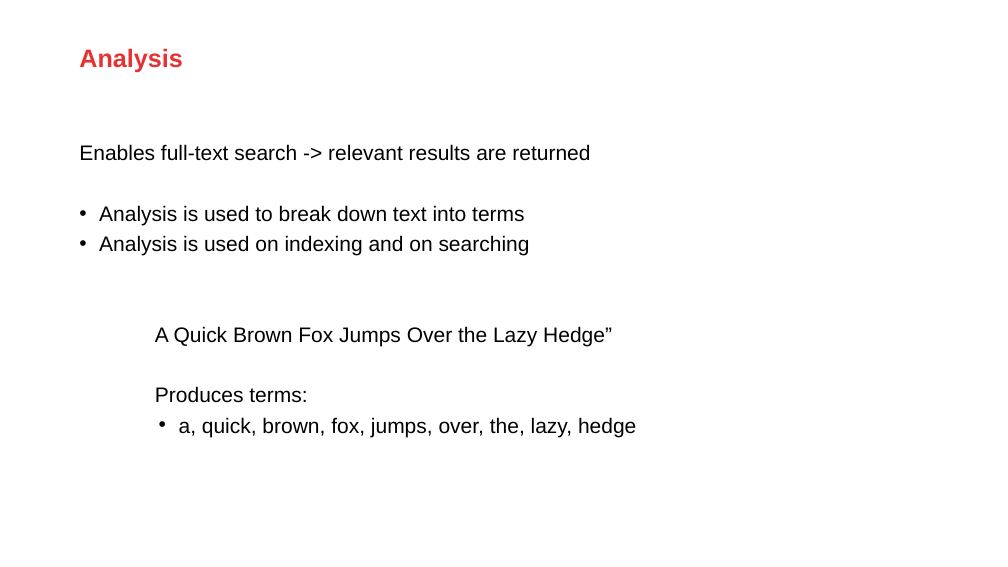
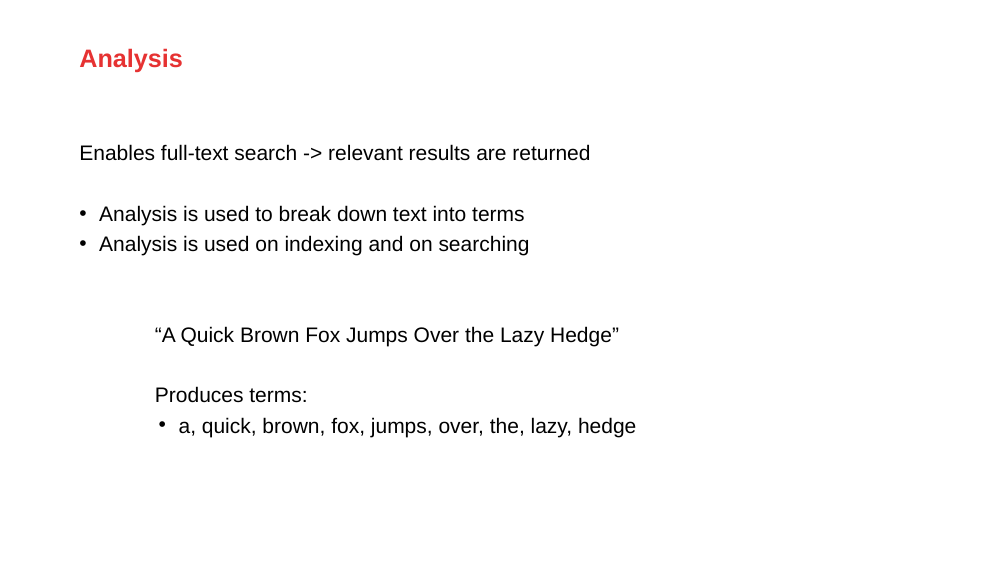
Before and after one commit to AMIS-Services/sig-elasticsearch-may2020, a slide deck: slide 14 of Elasticsearch.pptx (slide 15 before the commit). Drawn at 1008x567 pixels with LibreOffice and Linux fonts; fonts in the diff are those of the drawing; background and template pictures are left out. Boxes give left, top, right and bottom in pixels: in the first picture for what was removed or moved away, otherwise in the second. Text is boxed around its words. In the diff, an @@ line names an element or a change of style, - is before the commit and + after.

Commit message:
Updates in powerpoint

```diff
--- a/Elasticsearch.pptx
+++ b/Elasticsearch.pptx
@@ text at <box>155,326,619,346</box>: text changed @@
-A Quick Brown Fox Jumps Over the Lazy Hedge”
+“A Quick Brown Fox Jumps Over the Lazy Hedge”
```
Also in this commit, not shown: 4 other slides changed, 1 slide removed.
